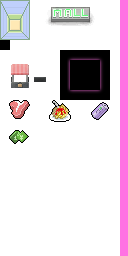
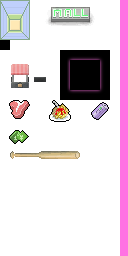
Comparing the layer stacks of the two w=128, h=256 images. Changes:
added layer "Pasted Layer #4" above "Pasted Layer #3" over left=10, top=151, right=80, bottom=159
